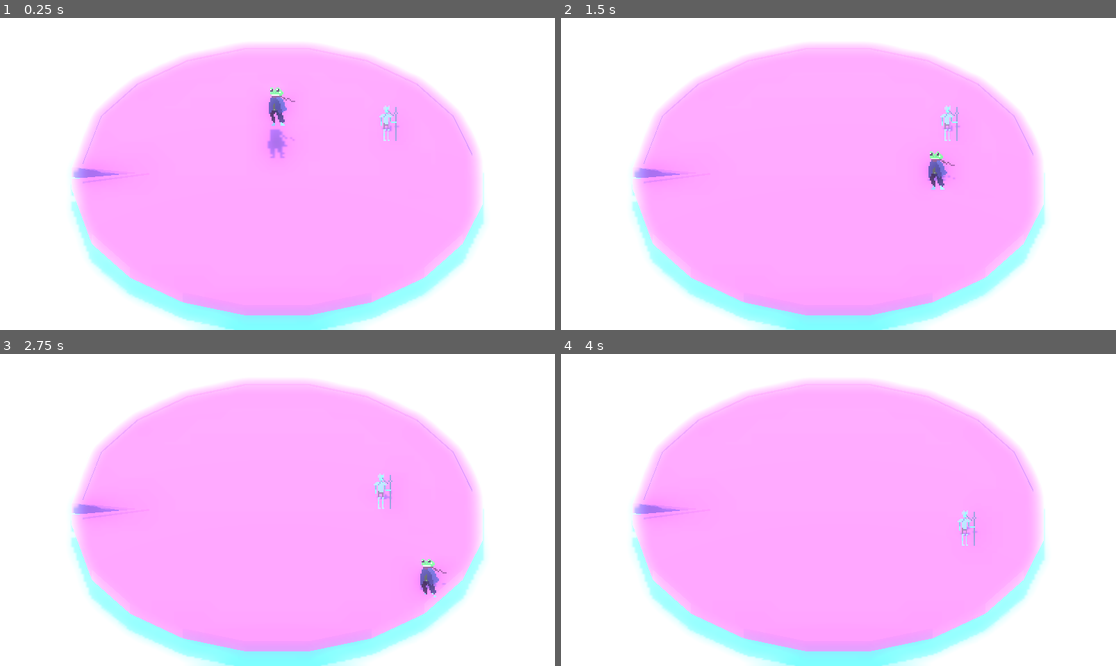
Above: before the commit, frames 1-4 (two rows, left to right).
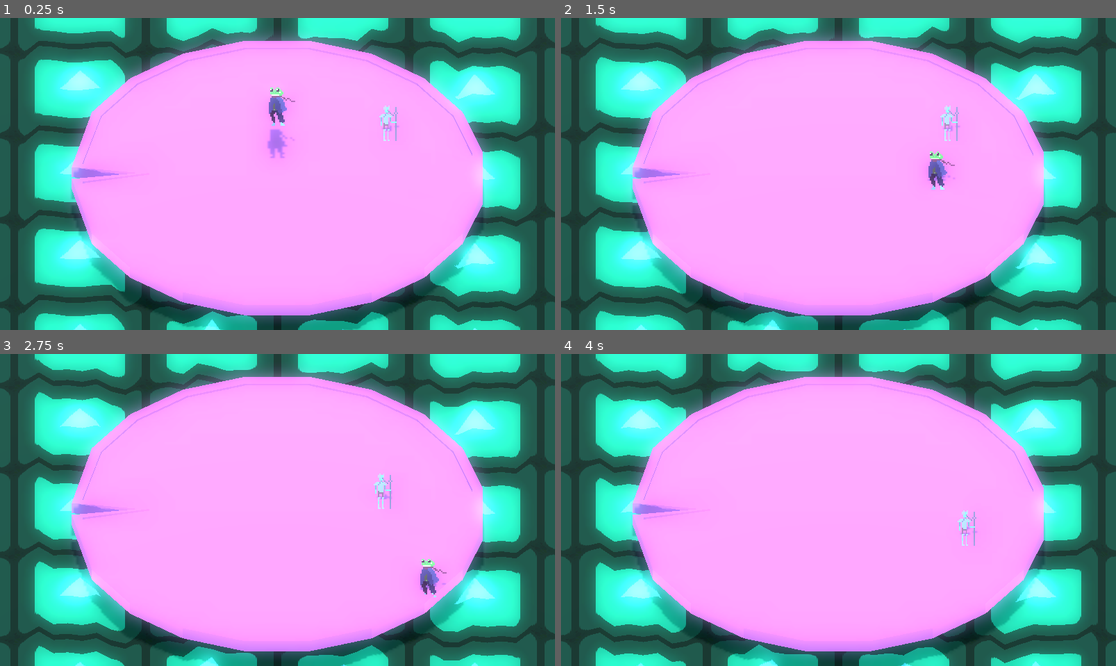
Above: after the commit, the same moments.

Repository: Brainthread/FrogGame
Game: Godot game, scene res://scenes/test.tscn
Two runs of this game, one before a commit and one after it. Both use one fixed random seed, a clock stepped at 60 frames per second and the inputs below. The engine's default icon, where the game draws it, is replaced by a stand-in: a white triangle on a blue panel in a dark square.
Inputs (mouse positions are in pixels of both pictures, inside the frame that each line leads up to):
- Up to frame 1 (0.25 s): no input
- Up to frame 2 (1.5 s): move the mouse to (960, 158) at 0.52 s; hold D (right) 0.53-1.28 s; click (960, 158) at 0.6 s; tap Space (jump) at 0.77 s; move the mouse to (727, 189) at 1.27 s; hold S (down) from 1.28 s (still down); right-click (727, 189) at 1.35 s
- Up to frame 3 (2.75 s): tap Space (jump) at 1.52 s; move the mouse to (333, 441) at 2.02 s; release S (down) at 2.03 s; hold D (right) from 2.03 s (still down); click (333, 441) at 2.1 s
- Up to frame 4 (4 s): move the mouse to (810, 572) at 2.77 s; release D (right) at 2.78 s; hold Up (up) 2.78-3.53 s; right-click (810, 572) at 2.85 s; tap Space (jump) at 3.02, 3.77 s; move the mouse to (1005, 556) at 3.52 s; hold A (left) from 3.53 s (still down); click (1005, 556) at 3.6 s

The runs differ from the first frame. In frame 1, 53% of the frame differs, in the area x 0-100%, y 0-100%; in frame 2, 53%; in frame 3, 53%; in frame 4, 53%.

Commit message:
Add naive water shader

Diff:
--- /dev/null
+++ b/materials/water.tres
@@ -0,0 +1,25 @@
+[gd_resource type="ShaderMaterial" load_steps=5 format=3 uid="uid://cq31wu4xny0ql"]
+
+[ext_resource type="Shader" uid="uid://cmlubo6ik8ol3" path="res://shaders/water.gdshader" id="1_6gfwt"]
+[ext_resource type="Texture2D" uid="uid://bf5ar4mkltuns" path="res://icon.svg" id="2_4lgl7"]
+
+[sub_resource type="FastNoiseLite" id="FastNoiseLite_4lgl7"]
+noise_type = 3
+frequency = 0.4
+fractal_octaves = 10
+domain_warp_enabled = true
+
+[sub_resource type="NoiseTexture2D" id="NoiseTexture2D_6tan1"]
+noise = SubResource("FastNoiseLite_4lgl7")
+
+[resource]
+render_priority = 0
+shader = ExtResource("1_6gfwt")
+shader_parameter/albedo = Color(0.41960785, 0.6156863, 0.62352943, 1)
+shader_parameter/main_texture_tiling = Vector2(10, 10)
+shader_parameter/main_texture = ExtResource("2_4lgl7")
+shader_parameter/wave_texture_tiling = Vector2(10, 10)
+shader_parameter/wave_texture = SubResource("NoiseTexture2D_6tan1")
+shader_parameter/noise_scale = 10.0
+shader_parameter/height_scale = 0.4
+shader_parameter/time_scale = 0.4
--- a/scenes/test.tscn
+++ b/scenes/test.tscn
@@ -25,6 +25,7 @@
 [ext_resource type="Script" uid="uid://miugg8jpe2ku" path="res://scripts/effect_manager.gd" id="17_pn65j"]
 [ext_resource type="Script" uid="uid://tp7u7qxjy8l5" path="res://scripts/knockback_manager.gd" id="18_pn65j"]
 [ext_resource type="Script" uid="uid://de0gwidsmclmt" path="res://scenes/enemy_attack_state.gd" id="24_gm488"]
+[ext_resource type="Material" uid="uid://cq31wu4xny0ql" path="res://materials/water.tres" id="26_kay4s"]
 
 [sub_resource type="CapsuleShape3D" id="CapsuleShape3D_ppyta"]
 radius = 0.40527344
@@ -77,6 +78,13 @@
 radius = 10.1396
 
 [sub_resource type="BoxShape3D" id="BoxShape3D_gm488"]
+size = Vector3(50, 1, 50)
+
+[sub_resource type="PlaneMesh" id="PlaneMesh_gm488"]
+material = ExtResource("26_kay4s")
+size = Vector2(50, 50)
+subdivide_width = 90
+subdivide_depth = 90
 
 [node name="Node3D" type="Node3D"]
 
@@ -378,9 +386,10 @@
 shape = SubResource("CylinderShape3D_g14j6")
 
 [node name="Area3D" type="Area3D" parent="."]
-transform = Transform3D(50, 0, 0, 0, 1, 0, 0, 0, 50, 0, -3.3249512, 0)
+transform = Transform3D(1, 0, 0, 0, 1, 0, 0, 0, 1, 0, -3.3249512, 0)
 
 [node name="CollisionShape3D" type="CollisionShape3D" parent="Area3D"]
 shape = SubResource("BoxShape3D_gm488")
 
-[node name="CSGBox3D" type="CSGBox3D" parent="Area3D"]
+[node name="MeshInstance3D" type="MeshInstance3D" parent="Area3D"]
+mesh = SubResource("PlaneMesh_gm488")
--- /dev/null
+++ b/shaders/water.gdshader
@@ -0,0 +1,27 @@
+shader_type spatial;
+
+uniform vec3 albedo : source_color;
+uniform vec2 main_texture_tiling;
+uniform sampler2D main_texture: filter_nearest;
+uniform vec2 wave_texture_tiling;
+uniform sampler2D wave_texture;
+uniform float noise_scale = 10.0;
+uniform float height_scale = 0.15;
+uniform float time_scale = 1;
+
+varying float height;
+varying vec3 world_position;
+
+void vertex() {
+	world_position = (MODEL_MATRIX * vec4(VERTEX, 1.0)).xyz;
+	height = texture(wave_texture, (world_position.xz/(vec2(1,1)/wave_texture_tiling)) / noise_scale + TIME * time_scale).r;
+	VERTEX.y += 1.0/5.0*sin(world_position.x + world_position.y + time_scale*TIME)
+				+ 1.0/6.0 * sin(3.0*(world_position.x + world_position.y)+ time_scale*TIME)
+				+ 1.0/8.0 * sin(5.0*(world_position.x + world_position.y)+ time_scale*TIME);
+}
+
+void fragment() {
+	vec3 col = texture(main_texture, UV/(vec2(1,1)/main_texture_tiling)).rgb;
+	col *= albedo;
+	ALBEDO.rbg = col;
+}
Not shown: 1 places in scenes/test.tscn that only renumber resources
Not shown, added: shaders/water.gdshader.uid
